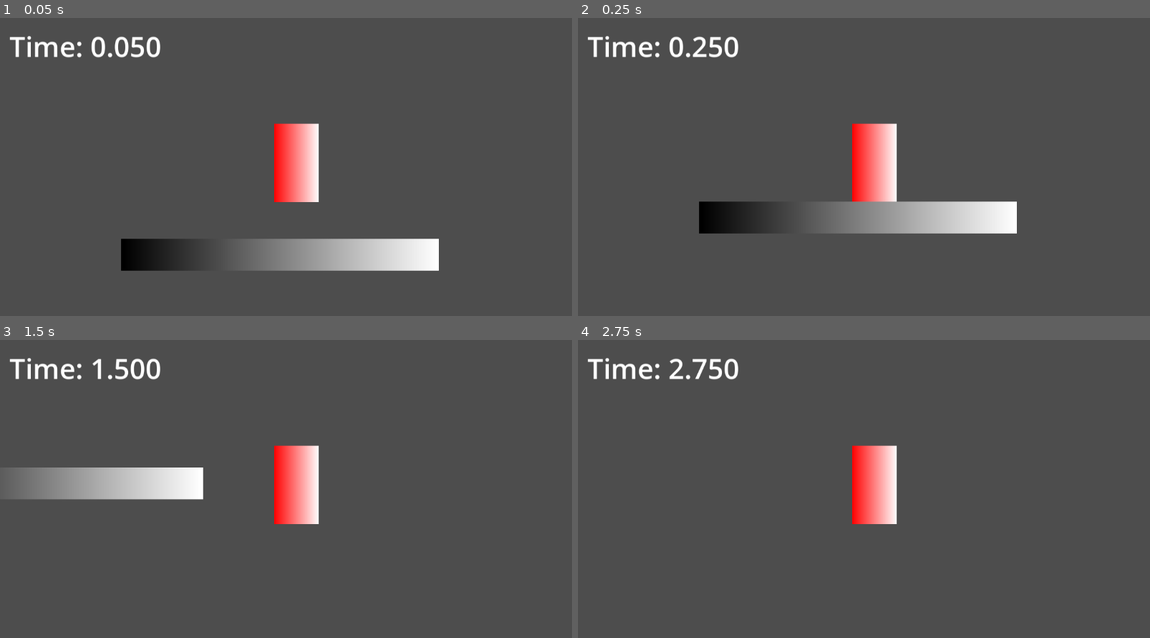
Above: before the commit, frames 1-4 (two rows, left to right).
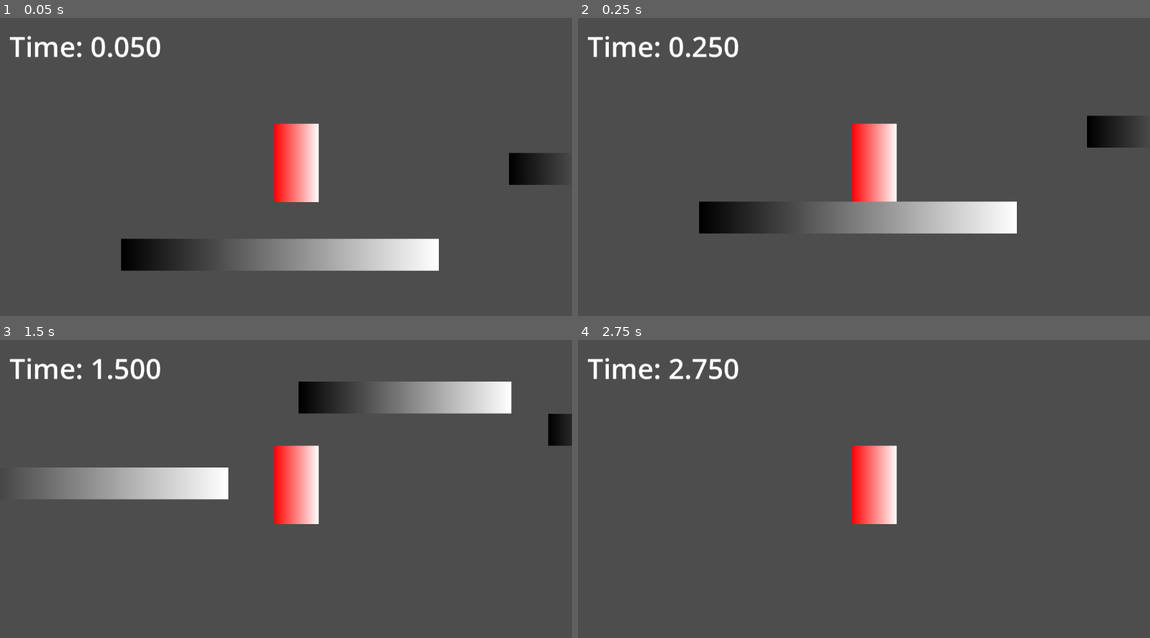
Above: after the commit, the same moments.

Repository: Izzy-Irvine/speed-jam-8-2024
Game: Godot game, scene res://scenes/level/Level.tscn
The game is run twice, just before and just after one commit, with the same random seed, the same clock (stepped at 60 frames per second) and the same inputs.
Inputs:
- Up to frame 1 (0.05 s): no input
- Up to frame 2 (0.25 s): no input
- Up to frame 3 (1.5 s): tap Enter (ui_accept) at 0.5, 0.77 s; hold Right (ui_right) from 0.53 s (still down)
- Up to frame 4 (2.75 s): tap Enter (ui_accept) at 1.52 s; release Right (ui_right) at 2.03 s; hold Left (ui_left) from 2.03 s (still down)

The runs differ from the first frame. In frame 1, 0.8% of the frame differs, in the area x 88-97%, y 45-57%; in frame 2, 0.8%; in frame 3, 4.2%, in the area x 35-100%, y 13-54%; in frame 4, nothing differs.

Commit message:
level: add dev platforms

Diff:
--- a/speed-jam-8/scenes/level/Level.tscn
+++ b/speed-jam-8/scenes/level/Level.tscn
@@ -29,3 +29,11 @@
 theme_override_font_sizes/font_size = 56
 text = "TIMER TEXT"
 script = ExtResource("5_xumvl")
+
+[node name="Platform2" parent="." instance=ExtResource("2_bnhfd")]
+position = Vector2(663, -17)
+scale = Vector2(0.67, 1)
+
+[node name="Platform3" parent="." instance=ExtResource("2_bnhfd")]
+position = Vector2(1095, 48)
+scale = Vector2(0.4489, 1)
